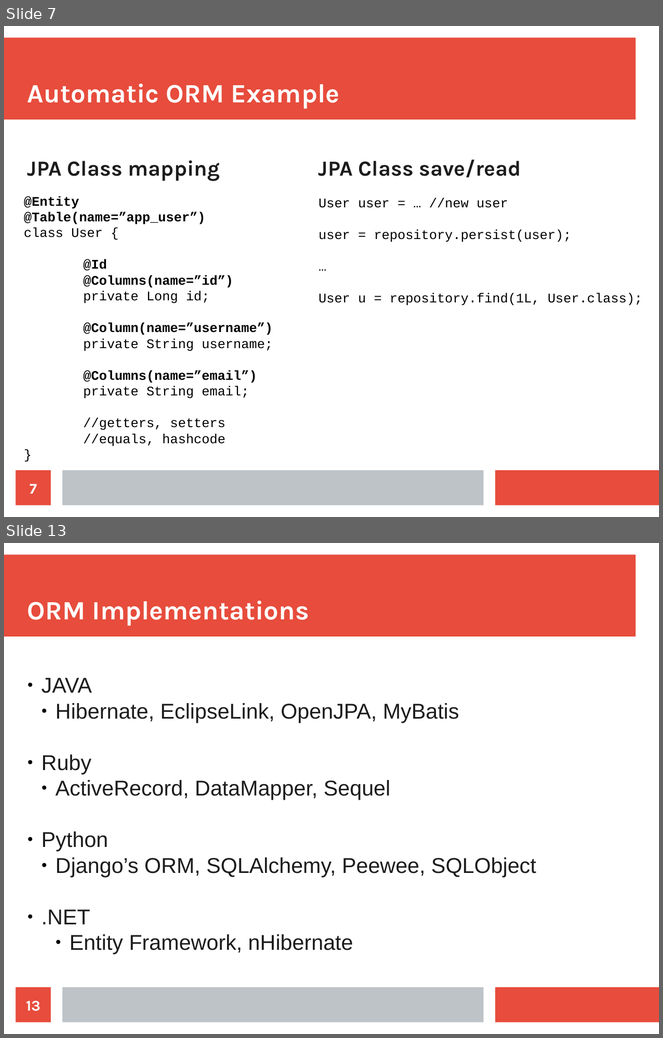
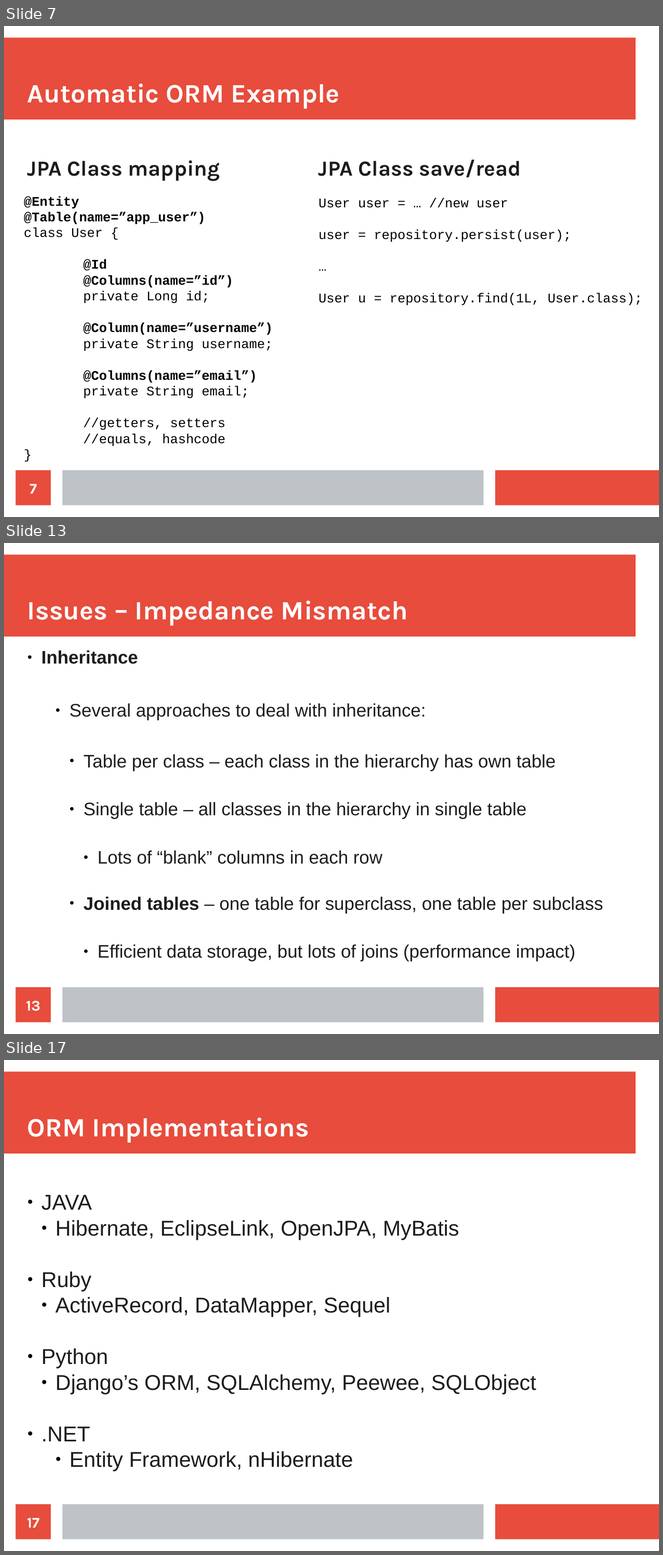
Before and after one commit to maxotta/pia-labs, a slide deck: lectures/persistence.odp. Shown one above the other, each under a label of ours: slides 7 and 13 before the commit, slides 7, 13 and 17 after it; the slides between them are not shown. The pictures are 663x1038 and 663x1555 pixels, drawn with LibreOffice and Linux fonts; fonts in the diff are those of the drawing. Boxes give left, top, right and bottom in pixels: in the first picture for what was removed or moved away, otherwise in the second. Text is boxed around its words. In the diff, an @@ line names an element or a change of style, - is before the commit and + after.

```diff
--- a/lectures/persistence.odp
+++ b/lectures/persistence.odp
@@ slide 13 added at <box>4,543,659,1034</box>, background #FFFFFF; not listed: 3 template elements that a slide beside it also shows @@
@@ title added at <box>27,601,408,626</box>, 32 pt, text #FFFFFF, bold @@
+Issues – Impedance Mismatch
@@ text added at <box>41,650,604,962</box>, 22 pt, text #1C1C1C @@
+● Inheritance
+    ● Several approaches to deal with inheritance:
+      ● Table per class – each class in the hierarchy has own table
+      ● Single table – all classes in the hierarchy in single table
+        ● Lots of “blank” columns in each row
+      ● Joined tables – one table for superclass, one table per subclass
+        ● Efficient data storage, but lots of joins (performance impact)
@@ page number added at <box>16,988,51,1023</box>, fill #E74C3C, 18 pt, text #FFFFFF, bold @@
+13
@@ what was slide 13 is now slide 17 @@
@@ page number at <box>27,1518,39,1528</box>: text changed @@
-13
+17
```
Also in this commit, not shown: 3 slides changed, 15 other slides added, 2 slides removed.
